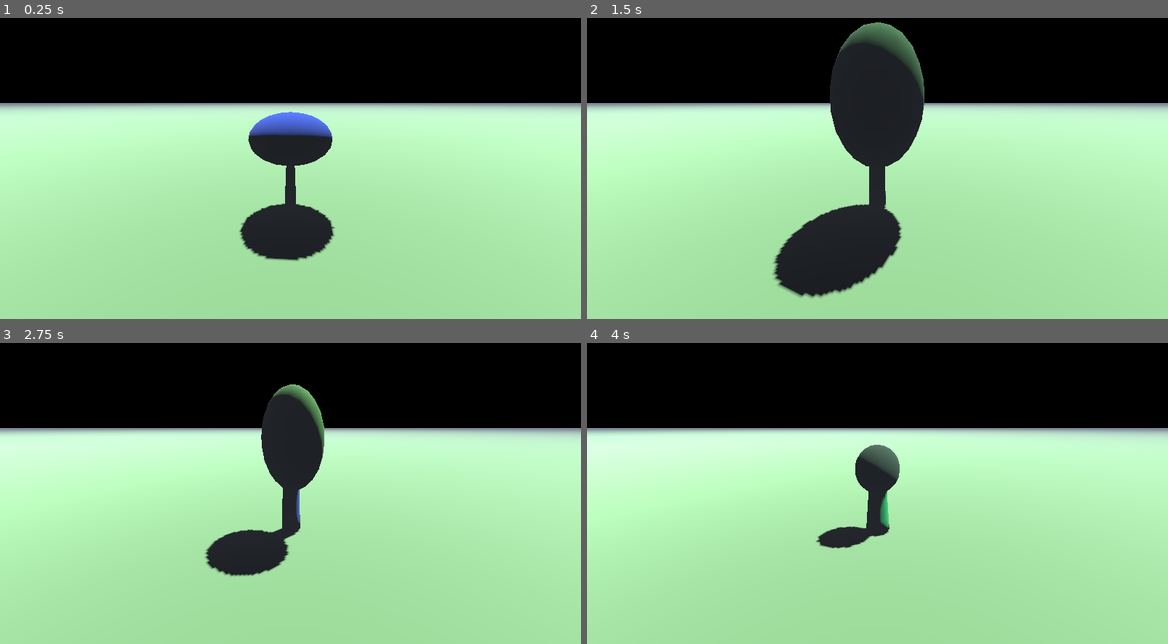
Above: before the commit, frames 1-4 (two rows, left to right).
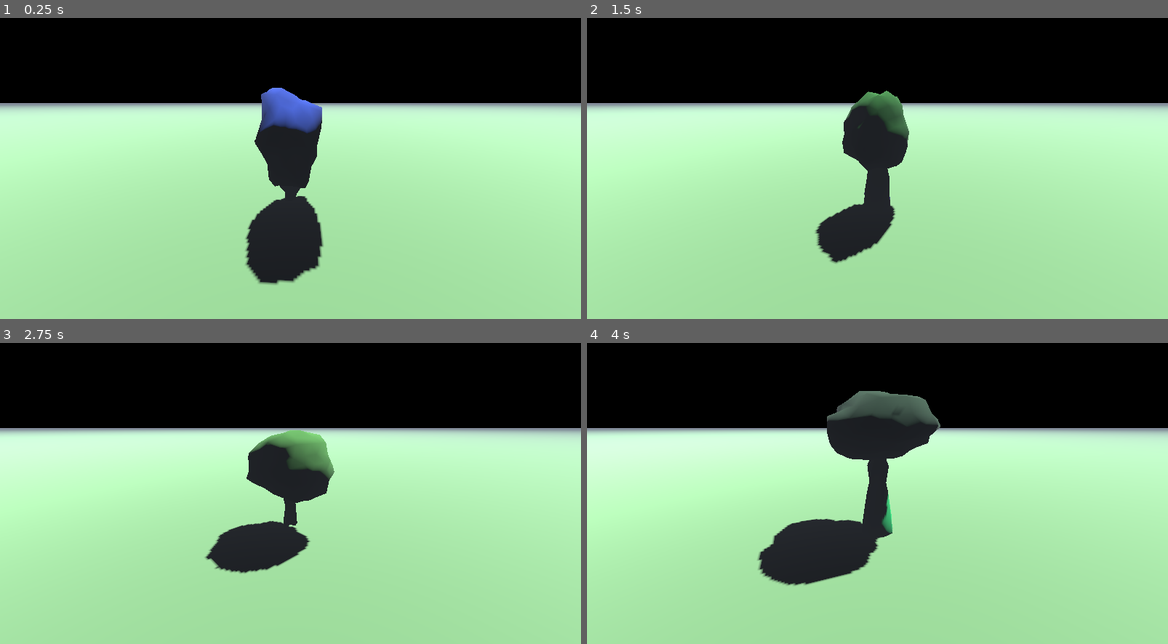
Above: after the commit, the same moments.

Repository: codatproduction/Procedural-Low-Poly-Trees
Game: Godot game, scene res://src/Sandbox.tscn
Same seed, same stepped clock (60 frames per second), same inputs: the game is played once before the commit and once after it.
Inputs:
- Up to frame 1 (0.25 s): no input
- Up to frame 2 (1.5 s): no input
- Up to frame 3 (2.75 s): no input
- Up to frame 4 (4 s): no input

The runs differ from the first frame. In frame 1, 3.7% of the frame differs, in the area x 41-58%, y 23-89%; in frame 2, 8.2%, in the area x 31-59%, y 1-94%; in frame 3, 4.1%; in frame 4, 7.1%.

Commit message:
Fix trunk and period vs frequency.

Diff:
--- a/project.godot
+++ b/project.godot
@@ -17,7 +17,7 @@
 
 [display]
 
-window/size/fullscreen=true
+window/size/mode=3
 
 [rendering]
 
--- a/src/Branch.gd
+++ b/src/Branch.gd
@@ -21,7 +21,8 @@
 
 	# Move random values. Modify these until u happy bro!
 	var noise:FastNoiseLite = FastNoiseLite.new()
-	noise.frequency = randi_range(32, 128)
+	noise.frequency = 1.0 / randf_range(32, 128)
+	noise.seed = randi()
 	var ampl = randf_range(0.4, 1.3)
 
 	# Iterate through each vertex in the mesh
@@ -30,16 +31,15 @@
 
 		# Provide a noise value to the vertex
 		var normal = vertex.normalized()
-		var u = normal.x * noise.frequency
-		var v = normal.y * noise.frequency
+		var u = normal.x / noise.frequency
+		var v = normal.y / noise.frequency
 		var noise_value = noise.get_noise_2d(u, v)
 		vertex = vertex + ((normal * noise_value) * ampl)
 
 		data_tool.set_vertex(i, vertex)
 
 	# Clean up
-#	for s in range(array_mesh.get_surface_count()):
-#		array_mesh.surface_remove(s)
+	array_mesh.clear_surfaces()
 
 	# Build the mesh from the MeshDataTool with the SurfaceTool
 	data_tool.commit_to_surface(array_mesh)
--- a/src/Leave.gd
+++ b/src/Leave.gd
@@ -87,6 +87,7 @@
 	randomize()
 	noise = FastNoiseLite.new()
 	noise.seed = randi()
+	noise.frequency = 1.0 / randi_range(4, 32)
 	surface_tool = SurfaceTool.new()
 	surface_tool.begin(Mesh.PRIMITIVE_TRIANGLES)
 	for i in polygons.size():
@@ -96,8 +97,8 @@
 			var vertex = m_verticies[poly.verticies[(poly.verticies.size() - 1) - index]]
 
 			var normal = vertex.normalized()
-			var u = normal.x * noise.frequency
-			var v = normal.y * noise.frequency
+			var u = normal.x / noise.frequency
+			var v = normal.y / noise.frequency
 			var noise_value = noise.get_noise_2d(u, v)
 			vertex = vertex + ((normal * noise_value) * 0.4)
 
